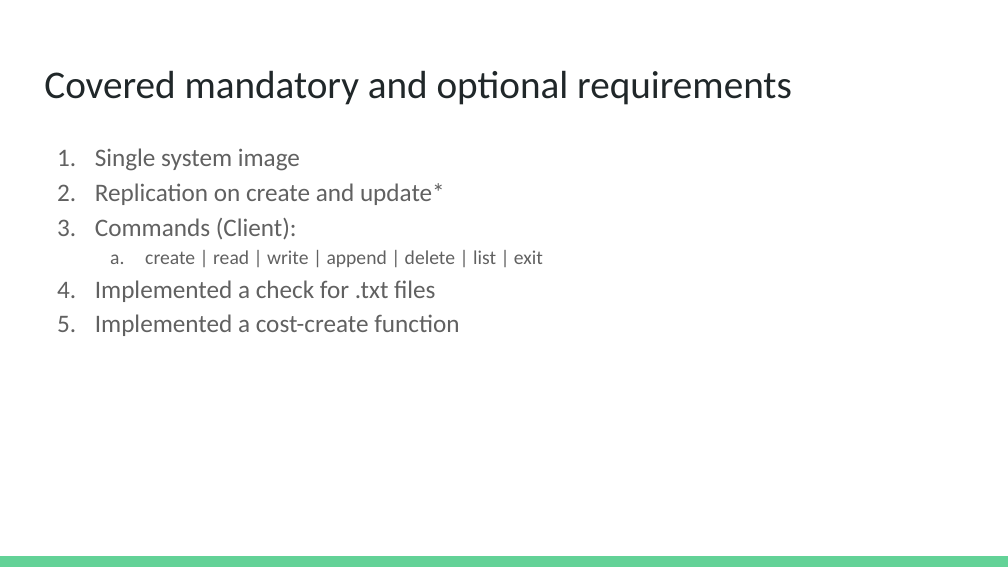
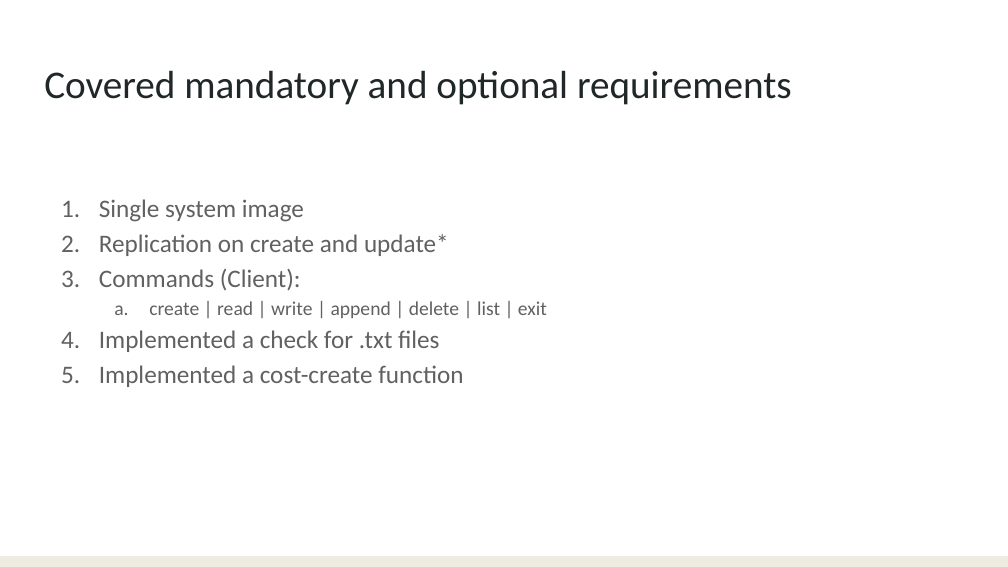
Before and after one commit to hasanimran96/Project-Distributed-File-System, a slide deck: slide 3 of DOS PROJECT PRESENTATION.pptx. Drawn at 1008x567 pixels with LibreOffice and Linux fonts; fonts in the diff are those of the drawing. Boxes give left, top, right and bottom in pixels: in the first picture for what was removed or moved away, otherwise in the second. Text is boxed around its words. In the diff, an @@ line names an element or a change of style, - is before the commit and + after.

```diff
--- a/DOS PROJECT PRESENTATION.pptx
+++ b/DOS PROJECT PRESENTATION.pptx
@@ text "Single system image": place and size @@
-text "Single system image" at (95,148,543,336)
+text "Single system image" at (99,199,547,387)
@@ text at (99,199,463,387): indent changed @@
@@ rectangle at (0,556,1008,567): fill #63D297 to #EEECE1 @@
```
Also in this commit, not shown: 5 other slides changed.
